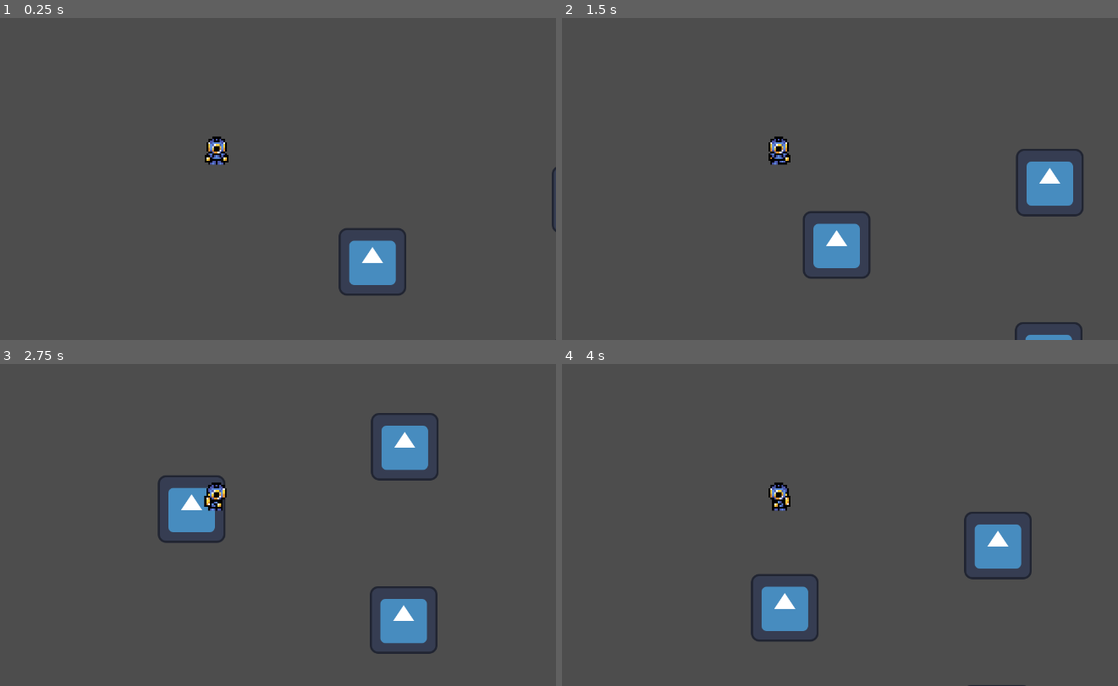
Above: before the commit, frames 1-4 (two rows, left to right).
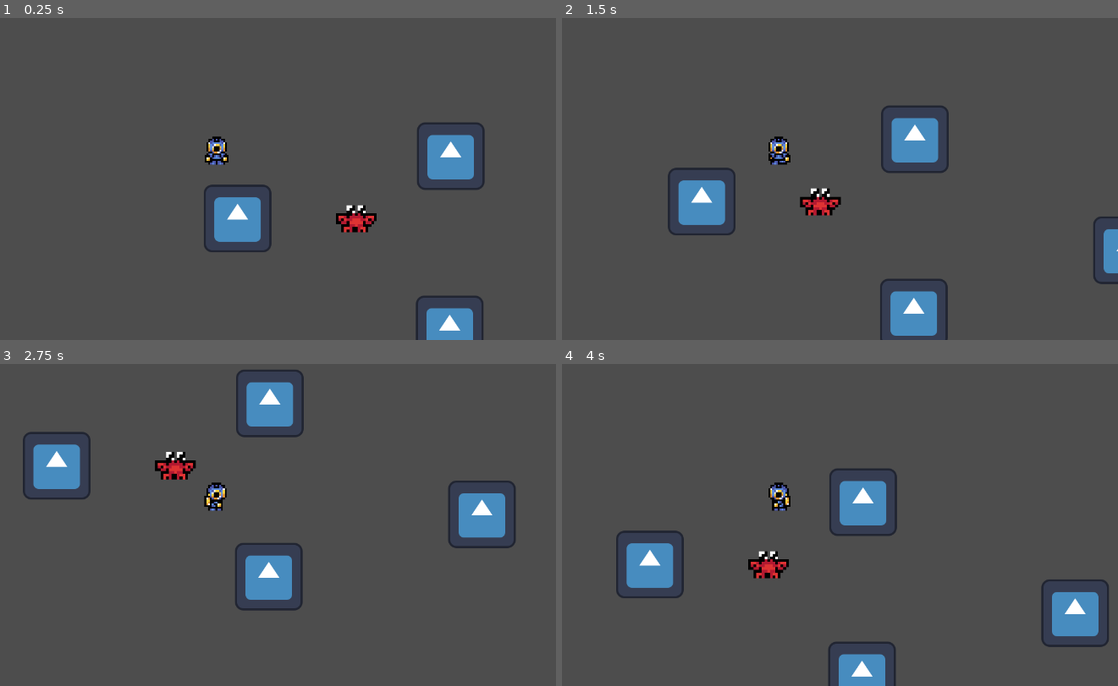
Above: after the commit, the same moments.

Repository: fuzzlea/Deep-Down-The-Lost-City-of-Atlantis
Game: Godot game, scene res://Scenes/TESTSCENE.tscn
Two runs of this game, one before a commit and one after it. Both use one fixed random seed, a clock stepped at 60 frames per second and the inputs below. The engine's default icon, where the game draws it, is replaced by a stand-in: a white triangle on a blue panel in a dark square.
Inputs:
- Up to frame 1 (0.25 s): no input
- Up to frame 2 (1.5 s): tap Enter at 0.5 s; hold D (Player-MoveRight) 0.53-1.28 s; hold S (Player-MoveDown) from 1.28 s (still down)
- Up to frame 3 (2.75 s): release S (Player-MoveDown) at 2.03 s; hold D (Player-MoveRight) from 2.03 s (still down)
- Up to frame 4 (4 s): release D (Player-MoveRight) at 2.78 s; hold W (Player-MoveUp) 2.78-3.53 s; hold A (Player-MoveLeft) from 3.53 s (still down)

The runs differ from the first frame. In frame 1, 5.9% of the frame differs, in the area x 36-100%, y 32-100%; in frame 2, 8.4%; in frame 3, 11%, in the area x 4-93%, y 1-91%; in frame 4, 8.8%.

Commit message:
beginning of crab ai and enemy ai

Diff:
--- a/Player.gd
+++ b/Player.gd
@@ -25,11 +25,11 @@
 # Func #
 
 ## MOVEMENT / ANIMATION ##
-func animatePlayer():
-	var animString = State + Direction
-	AnimatedSprite.play(animString)
+func animatePlayer(): # This function animates the player
+	var animString = State + Direction # Composes a string of the state and the direction to play the correct animation
+	AnimatedSprite.play(animString) # Plays the animation
 
-func setDirection():
+func setDirection(): # This function sets the export var 'Direction' depending on the players movement
 	var movementInput : Vector2 = getMovementInput()
 	if movementInput.x > 0:
 		if movementInput.y < 0:
@@ -58,39 +58,39 @@
 		Direction = "Up"
 		return
 
-func setState():
+func setState(): # This function sets the export var 'State' of the player
 	var movementInput : Vector2 = getMovementInput()
-	if movementInput != Vector2.ZERO:
+	if movementInput != Vector2.ZERO: # If the player is moving
 		State = "Walk"
 	else:
 		State = "Idle"
-	if prevState != State || prevDir != Direction:
+	if prevState != State || prevDir != Direction: # Check when the state or direction changes, animate & update those previous variables
 		animatePlayer()
 		prevState = State
 		prevDir = Direction
 
-func getMovementInput():
+func getMovementInput(): # This function gets the movement vector of the player depending on what keys they press
 	moveInput.x = Input.get_action_strength("Player-MoveRight") - Input.get_action_strength("Player-MoveLeft")
 	moveInput.y = Input.get_action_strength("Player-MoveDown") - Input.get_action_strength("Player-MoveUp")
-	return moveInput.normalized()
+	return moveInput.normalized() # This will return the Vector clamped from -1 to 1 which gives access to using speed variables
 
-func disablePlayerControls():
+func disablePlayerControls(): # This will disable the player controls so they cannot move
 	currentMovementControls = false
 	State = "Idle"
 	animatePlayer()
 
-func enablePlayerControls():
+func enablePlayerControls(): # This will enable the player controls so they can move
 	currentMovementControls = true
 
 # Connectors #
 
-func _process(delta):
+func _physics_process(delta): # This function runs on every physics frame of the game
 
 	## MOVEMENT ##
 	if currentMovementControls:
 		var movementInput = getMovementInput()
 
-		velocity = lerp(velocity, movementInput * SPEED, delta * ACCEL)
+		velocity = lerp(velocity, movementInput * SPEED, delta * ACCEL) # Smoothly update the velocity of the player
 		setState()
 		setDirection()
-		move_and_slide()
+		move_and_slide() # A godot built in function for CharacterBody2D nodes to allow for phsyics based positioning
--- /dev/null
+++ b/Scenes/Enemies/Crab.tscn
@@ -0,0 +1,70 @@
+[gd_scene load_steps=9 format=3 uid="uid://cgwxc505nmthr"]
+
+[ext_resource type="Script" path="res://Scripts/Controllers/AI/Enemies/CrabController.gd" id="1_50g5v"]
+[ext_resource type="Texture2D" uid="uid://crnedjck8t7ib" path="res://Assets/Enemies/Crab/Crab.png" id="1_je1ak"]
+
+[sub_resource type="AtlasTexture" id="AtlasTexture_u6g5k"]
+atlas = ExtResource("1_je1ak")
+region = Rect2(0, 0, 16, 16)
+
+[sub_resource type="AtlasTexture" id="AtlasTexture_gdt0u"]
+atlas = ExtResource("1_je1ak")
+region = Rect2(16, 0, 16, 16)
+
+[sub_resource type="AtlasTexture" id="AtlasTexture_o52rb"]
+atlas = ExtResource("1_je1ak")
+region = Rect2(32, 0, 16, 16)
+
+[sub_resource type="SpriteFrames" id="SpriteFrames_ri3o5"]
+animations = [{
+"frames": [{
+"duration": 1.0,
+"texture": SubResource("AtlasTexture_u6g5k")
+}],
+"loop": true,
+"name": &"Idle",
+"speed": 5.0
+}, {
+"frames": [{
+"duration": 1.0,
+"texture": SubResource("AtlasTexture_gdt0u")
+}, {
+"duration": 1.0,
+"texture": SubResource("AtlasTexture_o52rb")
+}],
+"loop": true,
+"name": &"Moving",
+"speed": 5.0
+}]
+
+[sub_resource type="CircleShape2D" id="CircleShape2D_bxtah"]
+radius = 22.0227
+
+[sub_resource type="CircleShape2D" id="CircleShape2D_ouncq"]
+radius = 35.0
+
+[node name="Crab" type="CharacterBody2D"]
+collision_layer = 2
+script = ExtResource("1_50g5v")
+States = ["Idle", "Moving", "Attacking"]
+
+[node name="AnimatedSprite2D" type="AnimatedSprite2D" parent="."]
+position = Vector2(2, -18)
+scale = Vector2(5.125, 5.125)
+sprite_frames = SubResource("SpriteFrames_ri3o5")
+animation = &"Idle"
+
+[node name="CollisionShape2D" type="CollisionShape2D" parent="."]
+shape = SubResource("CircleShape2D_bxtah")
+debug_color = Color(0.629421, 0.508102, 0.422822, 0.42)
+
+[node name="HitRange" type="Area2D" parent="."]
+monitoring = false
+
+[node name="CollisionShape2D" type="CollisionShape2D" parent="HitRange"]
+shape = SubResource("CircleShape2D_ouncq")
+
+[node name="AI_Timer" type="Timer" parent="."]
+wait_time = 5.0
+
+[connection signal="timeout" from="AI_Timer" to="." method="_on_ai_timer_timeout"]
--- a/Scenes/TESTSCENE.tscn
+++ b/Scenes/TESTSCENE.tscn
@@ -1,7 +1,8 @@
-[gd_scene load_steps=3 format=3 uid="uid://8vda2srjaiwx"]
+[gd_scene load_steps=4 format=3 uid="uid://8vda2srjaiwx"]
 
 [ext_resource type="Texture2D" uid="uid://jlbioq6h7ojd" path="res://icon.svg" id="1_mw0ux"]
 [ext_resource type="PackedScene" uid="uid://c63bbgxpu1o61" path="res://Scenes/Player/Player.tscn" id="2_a4hjb"]
+[ext_resource type="PackedScene" uid="uid://cgwxc505nmthr" path="res://Scenes/Enemies/Crab.tscn" id="3_eya51"]
 
 [node name="Node2D" type="Node2D"]
 
@@ -23,3 +24,7 @@
 
 [node name="Player" parent="." instance=ExtResource("2_a4hjb")]
 z_index = 1
+position = Vector2(255, 82)
+
+[node name="Crab" parent="." instance=ExtResource("3_eya51")]
+position = Vector2(518, 215)
--- /dev/null
+++ b/Scripts/Controllers/AI/Enemies/CrabController.gd
@@ -0,0 +1,25 @@
+extends CharacterBody2D
+
+# Exports #
+
+@export var State : String
+@export var States : Array
+
+# Onready #
+
+@onready var AI_Timer : Timer = $AI_Timer
+
+# Var #
+
+# Func #
+
+func update(): # This function will run every 5 seconds, and will be the AI Controller
+	pass
+
+# Connectors #
+
+func _ready(): # This function runs when the scene is instantiated
+	AI_Timer.start()
+
+func _on_ai_timer_timeout(): # This function runs every time the timer 'AI_Timer' finishes
+	update()
--- a/project.godot
+++ b/project.godot
@@ -56,6 +56,11 @@
 ]
 }
 
+[layer_names]
+
+2d_physics/layer_1="Player"
+2d_physics/layer_2="Enemy"
+
 [rendering]
 
 textures/canvas_textures/default_texture_filter=0
Not shown, changed: INFO.txt
